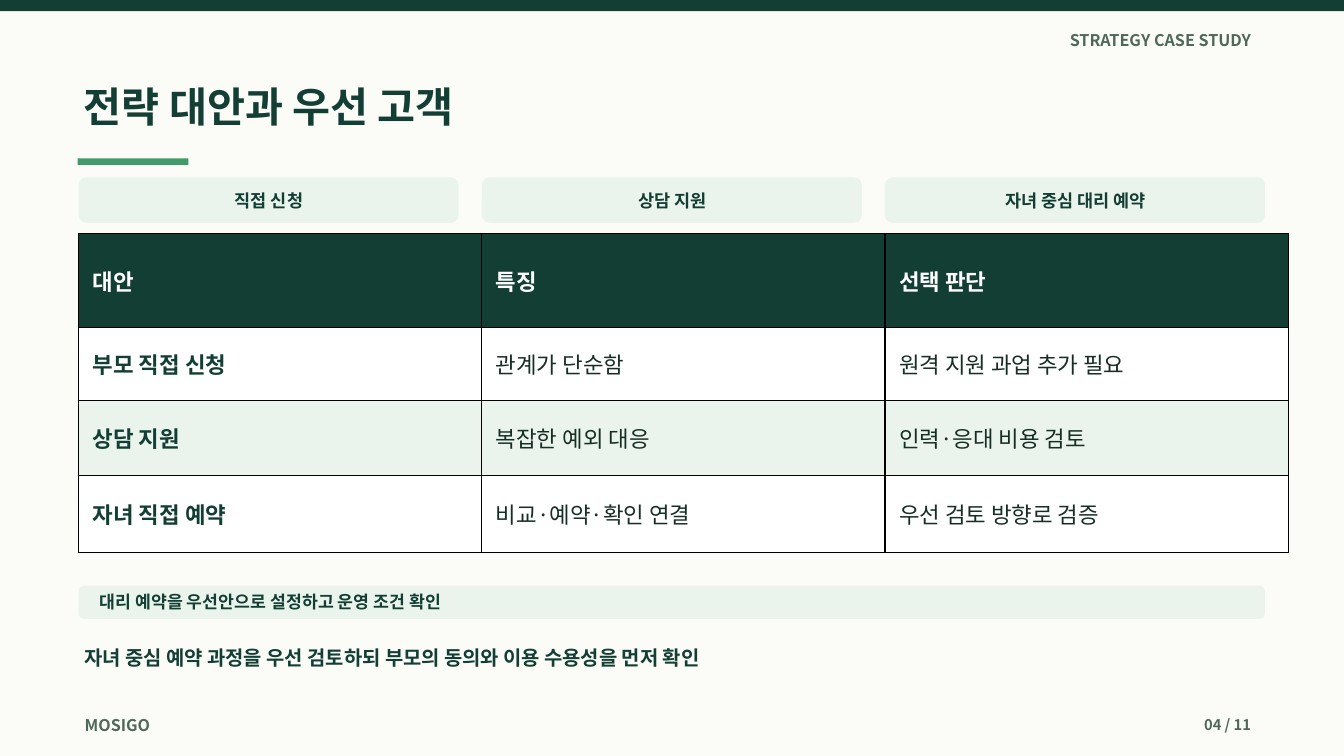
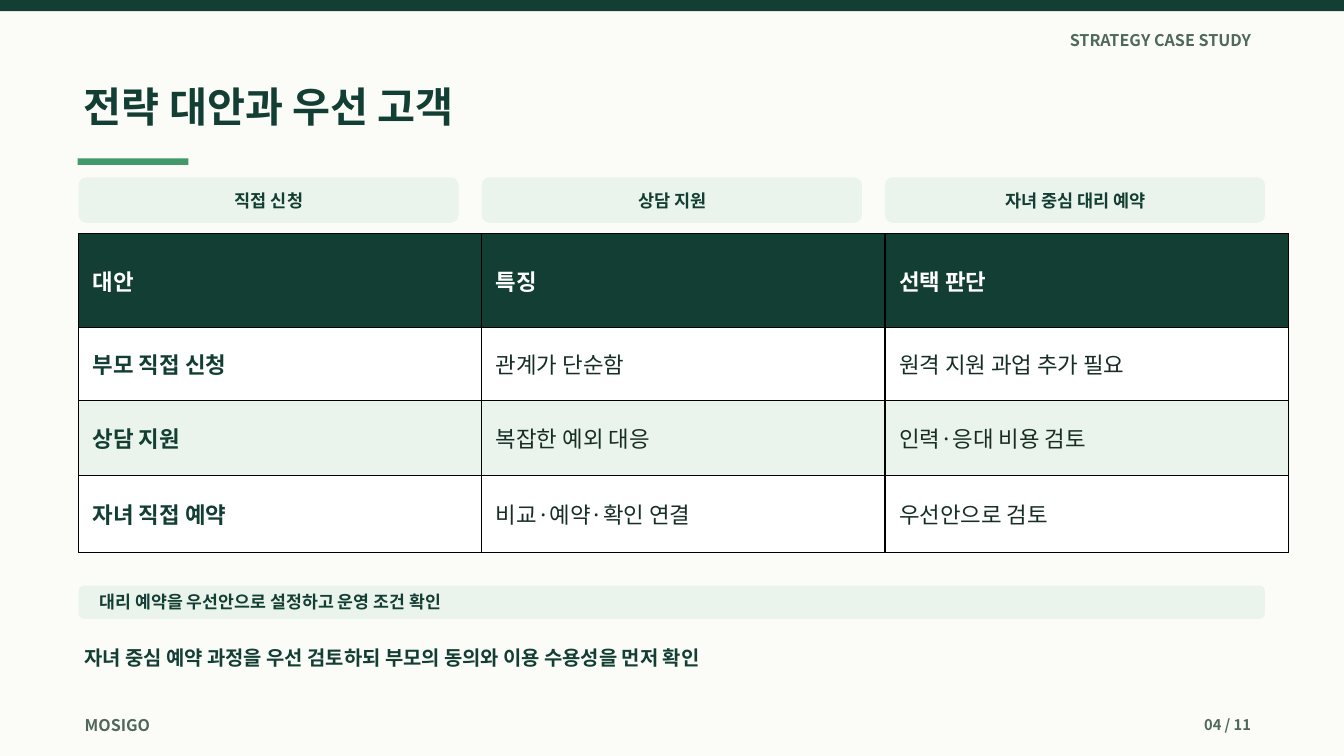
Before and after one commit to dohyunkimmm/mosigo-case-study, a slide deck: slide 4 of downloads/mosigo_report.pptx. Drawn at 1344x756 pixels with LibreOffice and Linux fonts; fonts in the diff are those of the drawing. Boxes give left, top, right and bottom in pixels: in the first picture for what was removed or moved away, otherwise in the second. Text is boxed around its words. In the diff, an @@ line names an element or a change of style, - is before the commit and + after.

```diff
--- a/downloads/mosigo_report.pptx
+++ b/downloads/mosigo_report.pptx
@@ table at [79,234,1289,537] @@
-row 4, column 3: 우선 검토 방향로 검증
+row 4, column 3: 우선안으로 검토
```
Also in this commit, not shown: 5 other slides changed, 13 other files.
